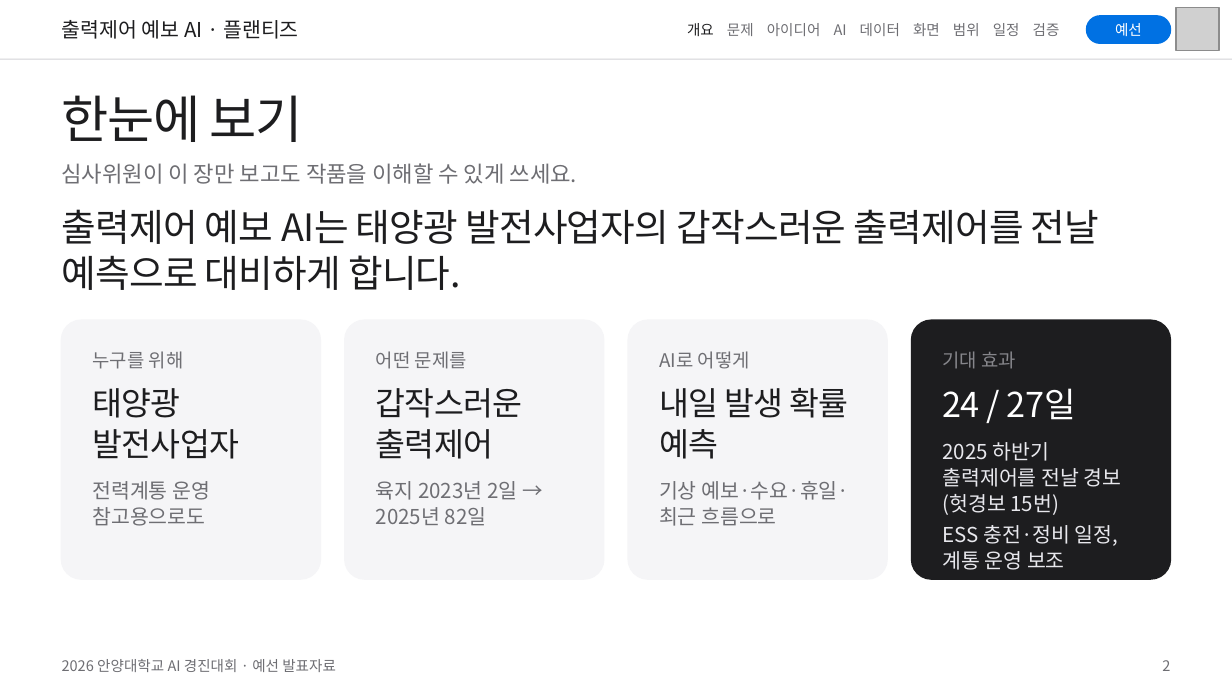
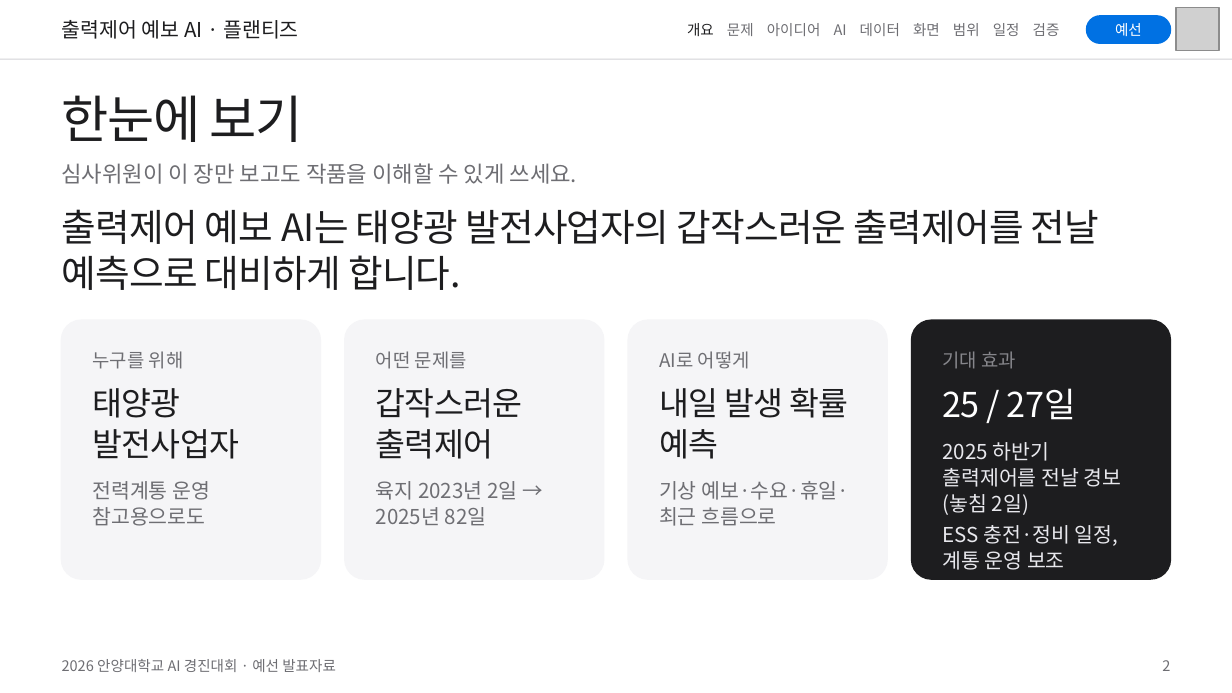
Before and after one commit to eorua/planties, a slide deck: slide 2 of docs/slides/예선발표_초안.pptx. Drawn at 1232x693 pixels with LibreOffice and Linux fonts; fonts in the diff are those of the drawing; grey boxes stand for pictures. Boxes give left, top, right and bottom in pixels: in the first picture for what was removed or moved away, otherwise in the second. Text is boxed around its words. In the diff, an @@ line names an element or a change of style, - is before the commit and + after.

```diff
--- a/docs/slides/예선발표_초안.pptx
+++ b/docs/slides/예선발표_초안.pptx
@@ text at [942,388,1122,515]: text changed @@
-24 / 27일
-2025 하반기 출력제어를 전날 경보 (헛경보 15번)
+25 / 27일
+2025 하반기 출력제어를 전날 경보 (놓침 2일)
```
Also in this commit, not shown: 3 other slides changed, 21 other files.
